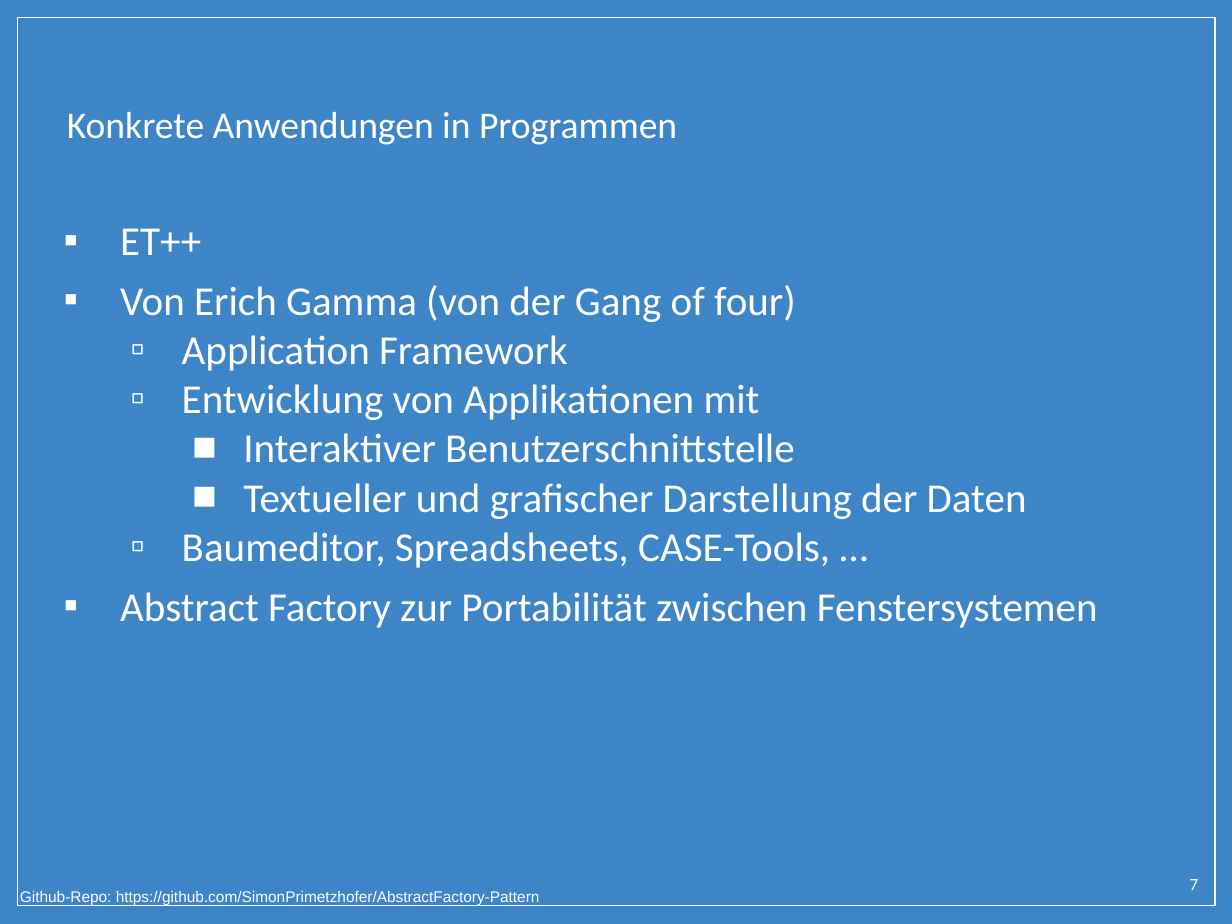
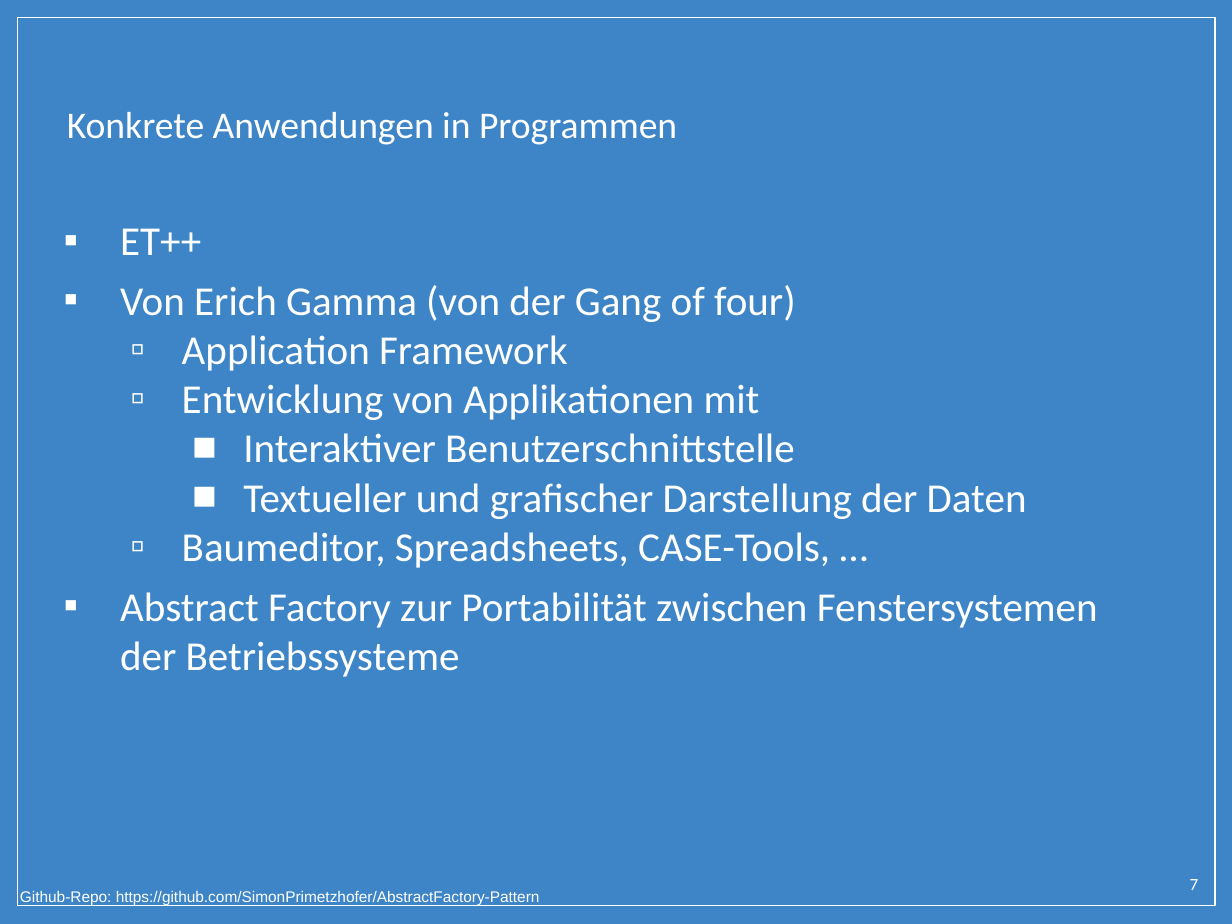
Before and after one commit to SimonPrimetzhofer/AbstractFactory-Pattern, a slide deck: slide 7 of Presentation/Abstract_Factory.pptx. Drawn at 1232x924 pixels with LibreOffice and Linux fonts; fonts in the diff are those of the drawing; background and template pictures are left out. Boxes give left, top, right and bottom in pixels: in the first picture for what was removed or moved away, otherwise in the second. Text is boxed around its words. In the diff, an @@ line names an element or a change of style, - is before the commit and + after.

Commit message:
Presentation

```diff
--- a/Presentation/Abstract_Factory.pptx
+++ b/Presentation/Abstract_Factory.pptx
@@ text at bbox=[120, 592, 1098, 677]: text changed @@
-▪ Abstract Factory zur Portabilität zwischen Fenstersystemen
+▪ Abstract Factory zur Portabilität zwischen Fenstersystemen der Betriebssysteme
```
